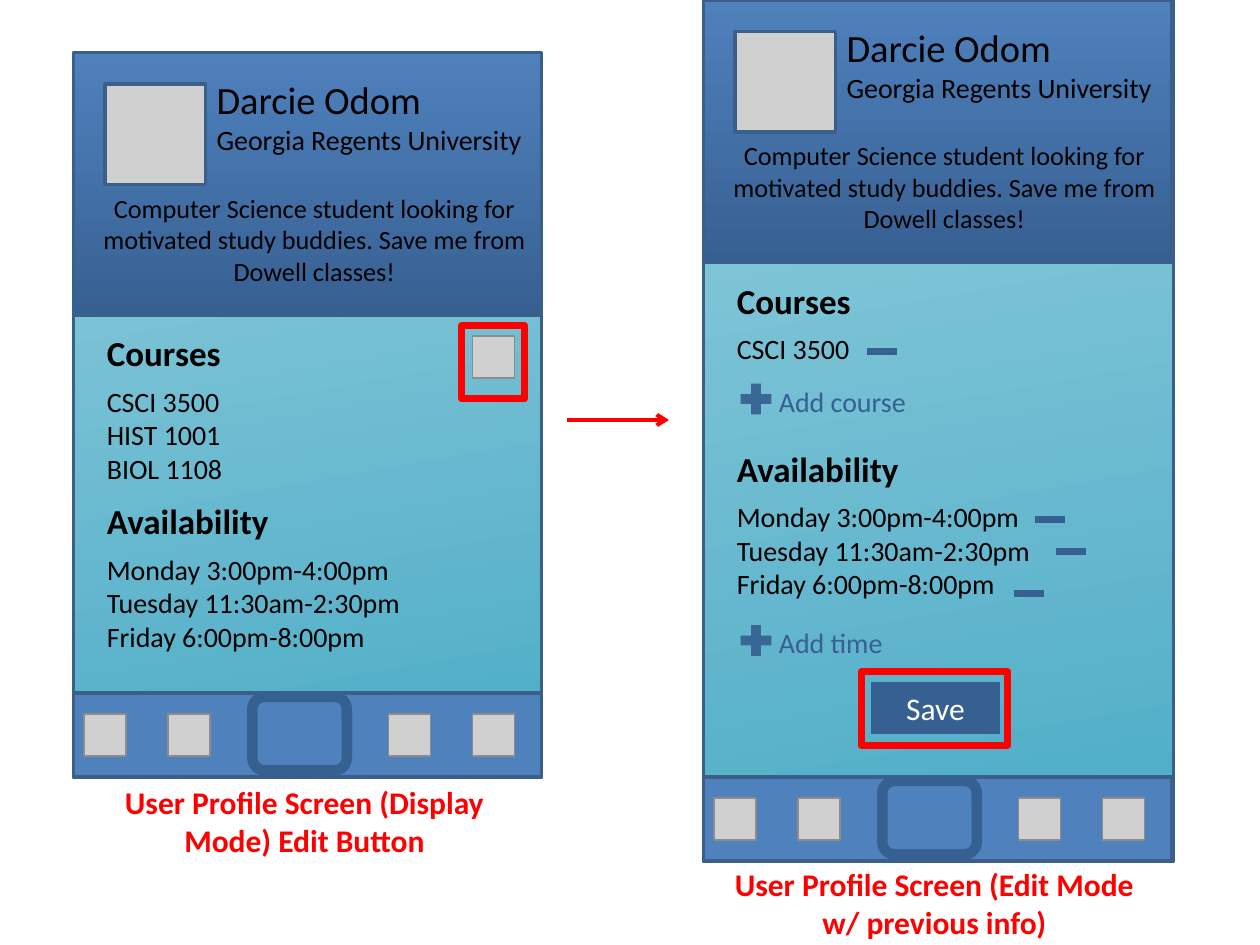
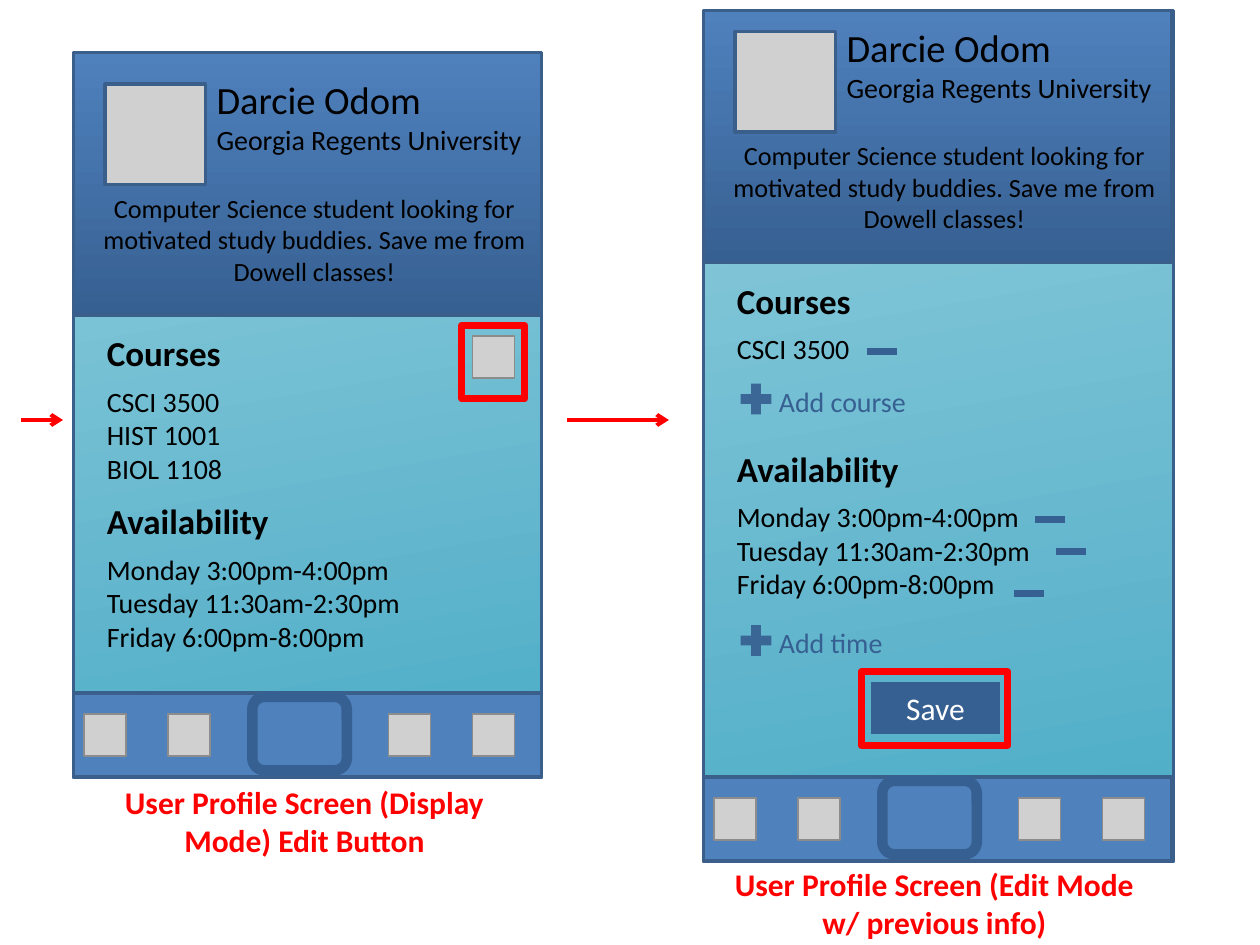
Before and after one commit to Cjreynol-zz/Study-Bear, a slide deck: slide 10 of docs/mock-ups/Mock-ups.pptx. Drawn at 1260x945 pixels with LibreOffice and Linux fonts; fonts in the diff are those of the drawing; grey boxes stand for pictures. Boxes give left, top, right and bottom in pixels: in the first picture for what was removed or moved away, otherwise in the second. Text is boxed around its words. In the diff, an @@ line names an element or a change of style, - is before the commit and + after.

```diff
--- a/docs/mock-ups/Mock-ups.pptx
+++ b/docs/mock-ups/Mock-ups.pptx
@@ rectangle resized from (x1=703, y1=0, x2=1173, y2=861) to (x1=703, y1=10, x2=1173, y2=861) @@
@@ rectangle resized from (x1=703, y1=0, x2=1172, y2=262) to (x1=703, y1=10, x2=1172, y2=262) @@
@@ arrow added from (21, 420) to (63, 420), #FF0000 2.25 pt @@
```
Also in this commit, not shown: 3 other slides changed, 1 other file.
